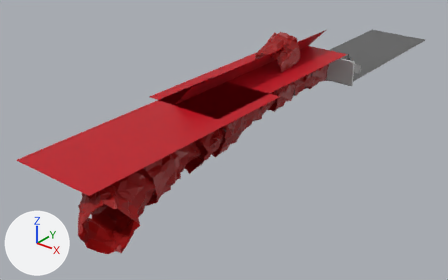
A saved change to the Blender file Documentacao/Cenario/Marcelo/keyart/keyart_celular.blend.
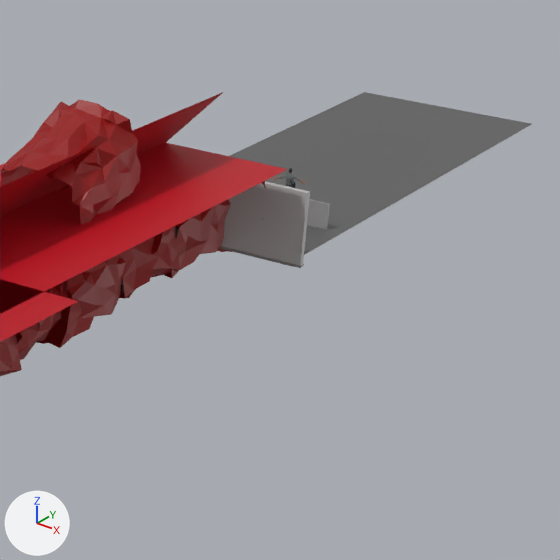
There are two pictures of each version: one whole from a camera (50 mm lens) standing at (42.1, -84.1, 30.6) and looking at (-2.5, -28.5, -3.9), one close up on the part from 57% to 97% of the width and 0% to 64% of the height. The axes (+X, +Y, +Z) are drawn at lower left. The lights are the same throughout.
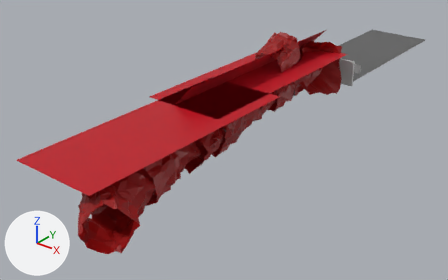
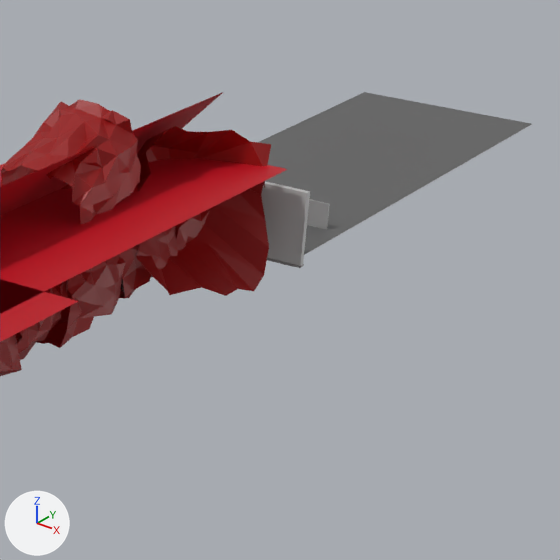
Where the change shows, as pixel boxes [x1, y1, x2, y2] in the close-ups (560 x 560 px):
'Olho.003', moved, turned, rescaled: before [151, 233, 162, 254]; after [136, 126, 271, 296]
'Marcelo.001', moved (not visible afterwards): before [273, 168, 306, 187]
'Plane.005', unchanged, covered by the edit: before [165, 200, 231, 278]; after [176, 209, 210, 251]

Patch to the scene script:
```diff
--- a/Documentacao/Cenario/Marcelo/keyart/keyart_celular.blend.py
+++ b/Documentacao/Cenario/Marcelo/keyart/keyart_celular.blend.py
@@ ob_olho_003 @@
 ob_olho_003 = bpy.data.objects.new('Olho.003', me_plane_019)
-ob_olho_003.location = (1.24, -16.83, 2.42)
-ob_olho_003.rotation_euler = (-0.48, 0.289, 0.462)  # degrees (-28, 17, 26)
-ob_olho_003.scale = (0.649, 0.649, 0.649)
+ob_olho_003.location = (1.26, -14.45, 2.42)
+ob_olho_003.rotation_euler = (-0.48, 0.289, 1.139)  # degrees (-28, 17, 65)
+ob_olho_003.scale = (2.75, 2.75, 2.75)
@@ ob_marcelo_001 @@
 ob_marcelo_001 = bpy.data.objects.new('Marcelo.001', me_cylinder_001)
-ob_marcelo_001.location = (0.84, -2.81, -0.1)
+ob_marcelo_001.location = (-1.71, -13.74, 0.0)
 ob_marcelo_001.rotation_euler = (0.0, 0.0, -2.865)  # degrees (0, 0, -164)
```
